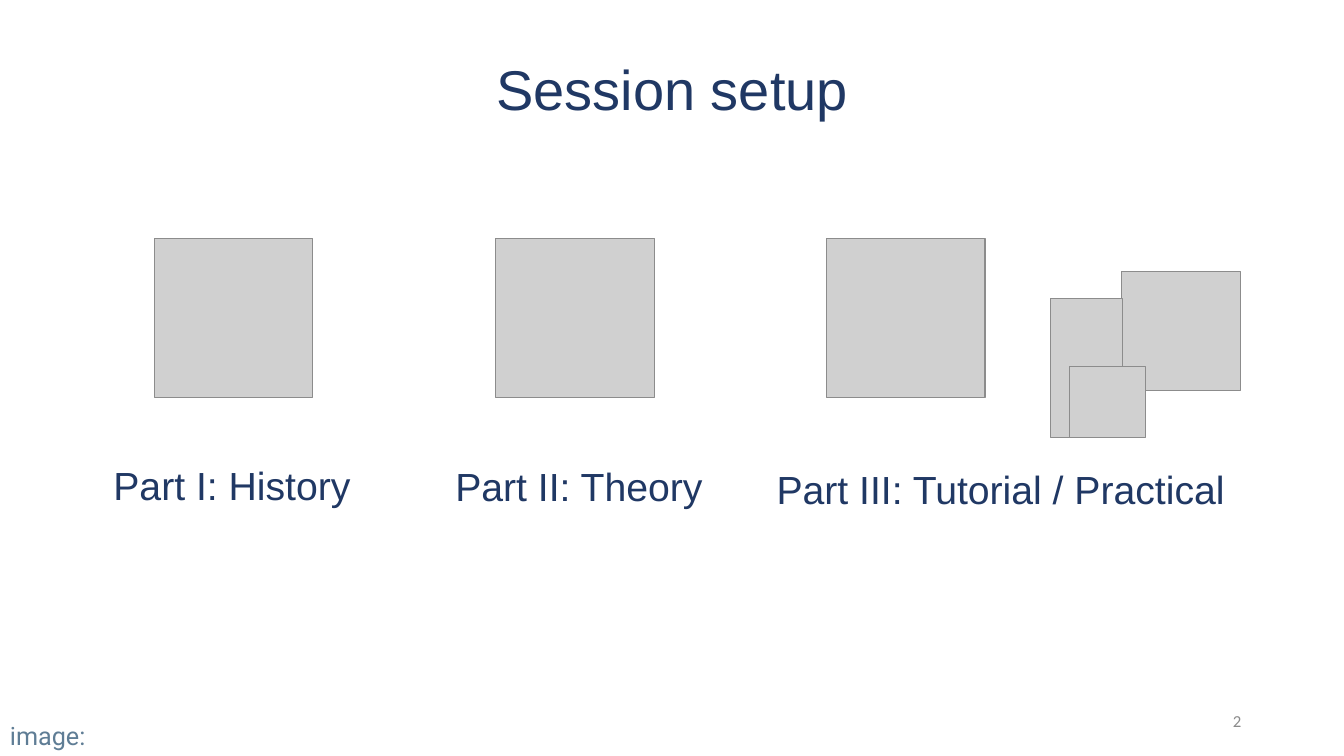
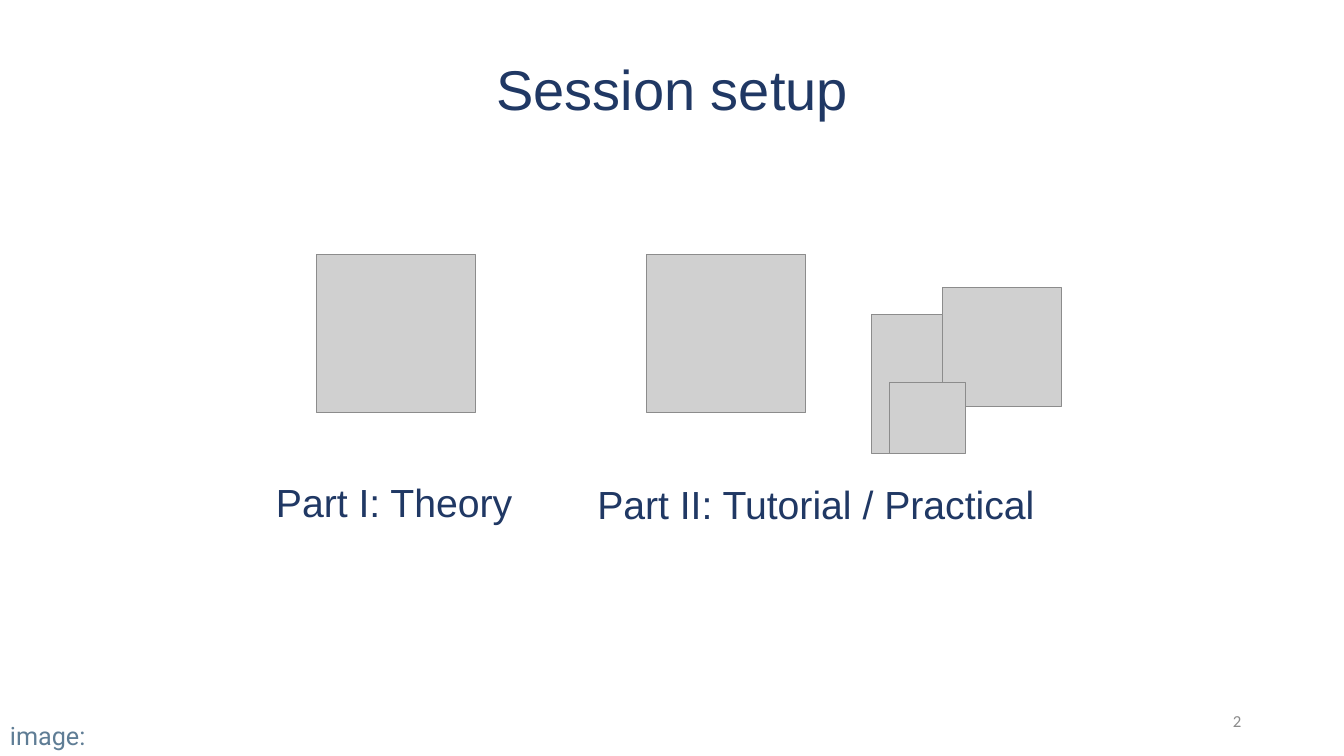
Before and after one commit to Bayesian-Graphical-Modelling-Lab/BGM_Workshops, a slide deck: slide 2 of raw material/session 1 introduction/Session I - Part I - Theory.pptx. Drawn at 1344x756 pixels with LibreOffice and Linux fonts; fonts in the diff are those of the drawing; grey boxes stand for pictures. Boxes give left, top, right and bottom in pixels: in the first picture for what was removed or moved away, otherwise in the second. Text is boxed around its words. In the diff, an @@ line names an element or a change of style, - is before the commit and + after.

Commit message:
Update Session I

```diff
--- a/raw material/session 1 introduction/Session I - Part I - Theory.pptx
+++ b/raw material/session 1 introduction/Session I - Part I - Theory.pptx
@@ picture removed at box(154, 238, 313, 396) @@
@@ 5 pictures: place and size @@
-5 pictures at box(496, 238, 1241, 438)
+5 pictures at box(317, 254, 1062, 454)
@@ text removed at box(113, 471, 351, 508) @@
-Part I: History
@@ text at box(276, 488, 512, 525): text changed @@
-Part II: Theory
+Part I: Theory
@@ text at box(597, 490, 1034, 520): text changed @@
-Part III: Tutorial / Practical
+Part II: Tutorial / Practical
```
Also in this commit, not shown: 3 other slides changed, 3 slides added, 17 other files.
